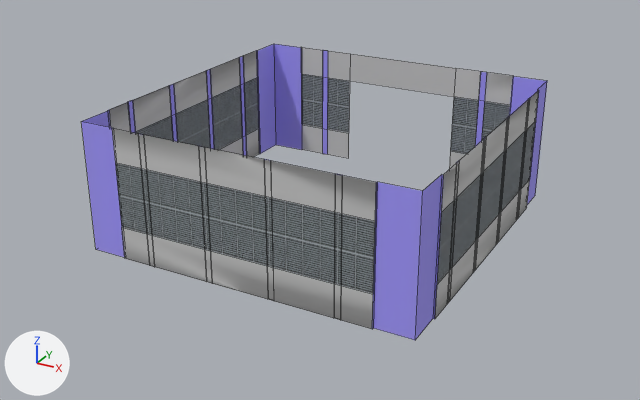
Renders of the FBX model Gravity Puzzle Game/Assets/Art/Models/Props Models/Elevator_01_ShaftExit.FBX from each side of a commit.
One viewpoint serves both versions: a camera (50 mm lens) standing at (12.1, -22.66, 11.96) and looking at (-0.05, -0.57, 0.92). Lighting does not change. The marker at lower left points along +X, +Y and +Z. Mesh edges are drawn as thin lines. Where no turn or scale is listed for an object, it has been applied to the vertices. Vertices at the same position are counted once.

The scene before the commit, as lines of its bpy script (objects in view):
```python
me_mesh = bpy.data.meshes.new('Mesh')
me_mesh.from_pydata(...)  # 180 vertices, 82 faces; spans x -5.2..5.2, y -5.2..5.2, z 0.0..4.0
# faces by material slot: [11, 5, 66]
me_mesh.materials.append(mat_02___default)  # its picture is missing
me_mesh.materials.append(mat_20___default)  # picture img_metalgrate_01_basecolor_png
me_mesh.materials.append(mat_07___default)  # blue #a39aff
# before: 50 (4.0, 5.2, 4.0) at pixel (513, 75), 51 (4.0, 5.2, 0.0), 53 (4.0, 5.2, 3.0) at pixel (510, 105), 54 (4.0, 5.2, 1.0), 60 (5.15, 5.15, 0.0) at pixel (535, 195)
# before: 61 (5.15, 5.15, 4.0) at pixel (547, 80), 62 (4.0, 5.15, 4.0) at pixel (512, 76), 63 (4.0, 5.15, 0.0)
ob_elevator_01_shaftexit = bpy.data.objects.new('Elevator_01_ShaftExit', me_mesh)
ob_elevator_01_shaftexit.location = (0.0, 0.0, 0.0)
```
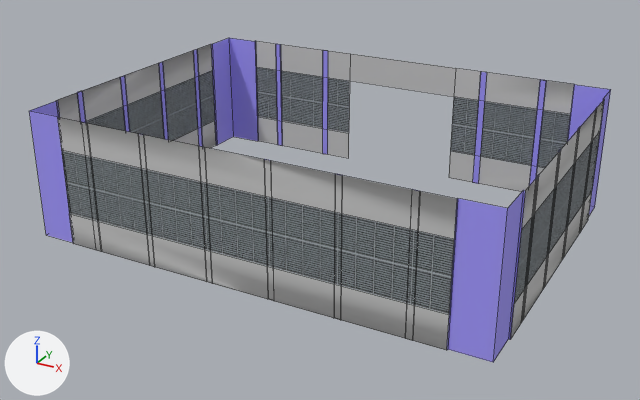
The edits, one by one:
me_mesh is used by ob_elevator_01_shaftexit; location (0.0, 0.0, 0.0).
Verts and faces of me_mesh; kept vertices keep their numbers, new ones are numbered from 180.
me_mesh had 180 vertices, 82 faces and spanned x -5.2..5.2, y -5.2..5.2, z 0.0..4.0.
me_mesh now has 212 vertices, 98 faces and spans x -7.2..7.2, y -5.2..5.2, z 0.0..4.0.
me_mesh part 1: the loose piece of 8 vertices spanning x -5.2..-5.18, y -1.1..-0.9, z 0.0..4.0 is moved by (-2.0, 0.0, 0.0).
me_mesh part 2: the loose piece of 8 vertices spanning x -5.2..-5.18, y -3.1..-2.9, z 0.0..4.0 is moved by (-2.0, 0.0, 0.0).
me_mesh part 3: the loose piece of 8 vertices spanning x -5.2..-5.18, y 2.9..3.1, z 0.0..4.0 is moved by (-2.0, 0.0, 0.0).
me_mesh part 4: the loose piece of 8 vertices spanning x -5.2..-5.18, y 0.9..1.1, z 0.0..4.0 is moved by (-2.0, 0.0, 0.0).
me_mesh part 5: the loose piece of 16 vertices spanning x 5.15..5.2, y -5.15..5.15, z 0.0..4.0 is moved by (2.0, 0.0, 0.0).
me_mesh part 6: the loose piece of 8 vertices spanning x -3.1..-2.9, y 5.18..5.2, z 0.0..4.0 is copied, and the copy is moved by (-2.0, 0.0, 0.0); it spans x -5.1..-4.9, y 5.18..5.2, z 0.0..4.0.
me_mesh part 7: the loose piece of 8 vertices spanning x -3.1..-2.9, y 5.18..5.2, z 0.0..4.0 is copied, and the copy is moved by (8.0, 0.0, 0.0); it spans x 4.9..5.1, y 5.18..5.2, z 0.0..4.0.
Part 8, on me_mesh:
2 vertices are removed from x 5.15, y -5.15, z 0.0..4.0.
1 face is deleted.
28 vertices in x -5.2..-4.0, y -5.2..5.2, z 0.0..4.0 move by (-2.0, 0.0, 0.0).
6 vertices in x 4.0, y -5.2..-5.15, z 0.0..4.0 move by (2.0, 0.0, 0.0).
2 vertices are added at (7.15, -5.15, 0.0), (7.15, -5.15, 4.0).
1 new face joins them, mat_07___default (blue #a39aff).
Part 9, on me_mesh:
Vertices 50, 51, 53, 54, 60 to 63 move by (2.0, 0.0, 0.0).
me_mesh part 10: 11 kept faces spanning x -7.2..7.15, y -5.15..5.2, z 0.0..4.0 get new texture (UV) coordinates.

Changed parts and their boxes [x1, y1, x2, y2] in the pictures (640 x 400 px; the box of a moved part takes in the faces that stretch with it):
'Elevator_01_ShaftExit', reshaped (25% wider, 9% taller)
    before: [81, 44, 547, 340]
    after: [29, 38, 611, 362]
part 1 of me_mesh, moved or reshaped
    before: [169, 84, 178, 142]
    after: [120, 75, 130, 132]
part 2 of me_mesh, moved or reshaped
    before: [128, 100, 136, 133]
    after: [77, 91, 86, 123]
part 3 of me_mesh, moved or reshaped
    before: [239, 56, 247, 156]
    after: [193, 49, 203, 147]
part 4 of me_mesh, moved or reshaped
    before: [206, 69, 214, 149]
    after: [159, 62, 168, 140]
part 5 of me_mesh, moved or reshaped
    before: [415, 82, 547, 340]
    after: [493, 90, 611, 362]
part 6 of me_mesh, added (blue)
    after: [276, 44, 282, 146]
part 7 of me_mesh, added (blue)
    after: [529, 80, 546, 186]
part 8 of me_mesh, moved or reshaped
    before: [82, 44, 423, 340]
    after: [30, 38, 508, 362]
part 9 of me_mesh, moved or reshaped
    before: [449, 68, 547, 169]
    after: [449, 68, 610, 192]
part 10 of me_mesh, surface changed
    before: [81, 44, 314, 257]
    after: [29, 38, 314, 243]
